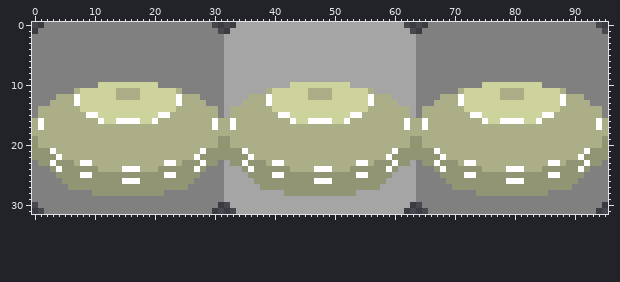
Sprite sheet -- Super Probe Quest/assets/images/component/buttonsprites/comp_heat_d.png. Above: the version before the commit.
The file is 192x64 pixels, drawn in blocks of 2x2; one block is one cell here.
And afterwards:
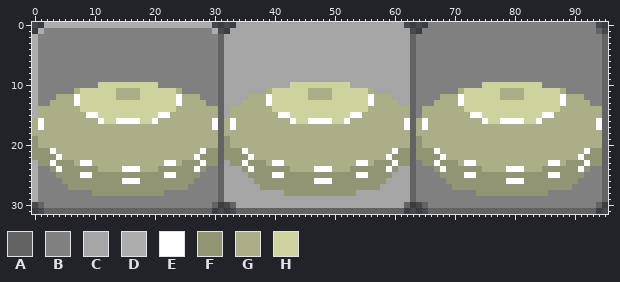
Palette (. is transparent): A #636363  B #808080  C #a5a5a5  D #adadad  E #ffffff  F #929574  G #abae86  H #ced29d
Change:
Changed rows in their new state; - is an unchanged pixel.
first column x 0:
 0 --DDDDDDDDDDDDDDDDDDDDDDDDDDDD------------------------------------------------------------------
 1 -D----------------------------D---------------------------------------------------------------A-
 2 D------------------------------A-------------------------------A-------------------------------A
 3 D------------------------------A-------------------------------A-------------------------------A
 4 D------------------------------A-------------------------------A-------------------------------A
 5 D------------------------------A-------------------------------A-------------------------------A
 6 D------------------------------A-------------------------------A-------------------------------A
 7 D------------------------------A-------------------------------A-------------------------------A
 8 D------------------------------A-------------------------------A-------------------------------A
 9 D------------------------------A-------------------------------A-------------------------------A
10 D------------------------------A-------------------------------A-------------------------------A
11 D------------------------------A-------------------------------A-------------------------------A
12 D------------------------------A-------------------------------A-------------------------------A
13 D------------------------------A-------------------------------A-------------------------------A
14 D------------------------------A-------------------------------A-------------------------------A
15 D------------------------------A-------------------------------A-------------------------------A
16 -------------------------------A-------------------------------A-------------------------------A
17 -------------------------------A-------------------------------A-------------------------------A
18 -------------------------------A-------------------------------A-------------------------------A
19 -------------------------------A-------------------------------A-------------------------------A
20 -------------------------------A-------------------------------A-------------------------------A
21 -------------------------------A-------------------------------A-------------------------------A
22 -------------------------------A-------------------------------A-------------------------------A
23 D------------------------------A-------------------------------A-------------------------------A
24 D------------------------------A-------------------------------A-------------------------------A
25 D------------------------------A-------------------------------A-------------------------------A
26 D------------------------------A-------------------------------A-------------------------------A
27 D------------------------------A-------------------------------A-------------------------------A
28 D------------------------------A-------------------------------A-------------------------------A
29 D------------------------------A-------------------------------A-------------------------------A
30 -A----------------------------A--A----------------------------A--A----------------------------A-
31 --AAAAAAAAAAAAAAAAAAAAAAAAAAAA----AAAAAAAAAAAAAAAAAAAAAAAAAAAA----AAAAAAAAAAAAAAAAAAAAAAAAAAAA--
Where, in picture pixels (left, top, right, bottom), the same in both pictures:
changed: (32, 22, 608, 214)
